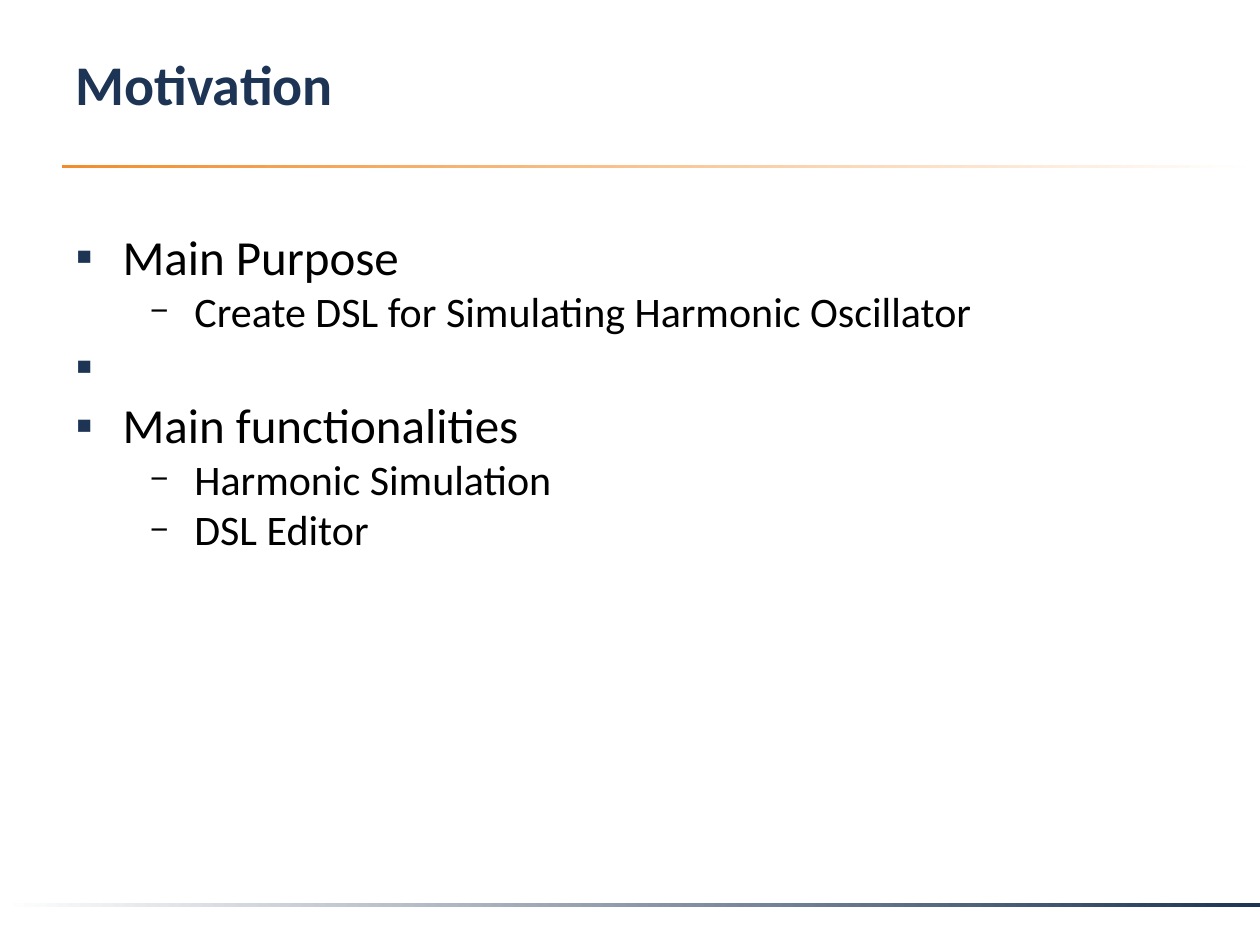
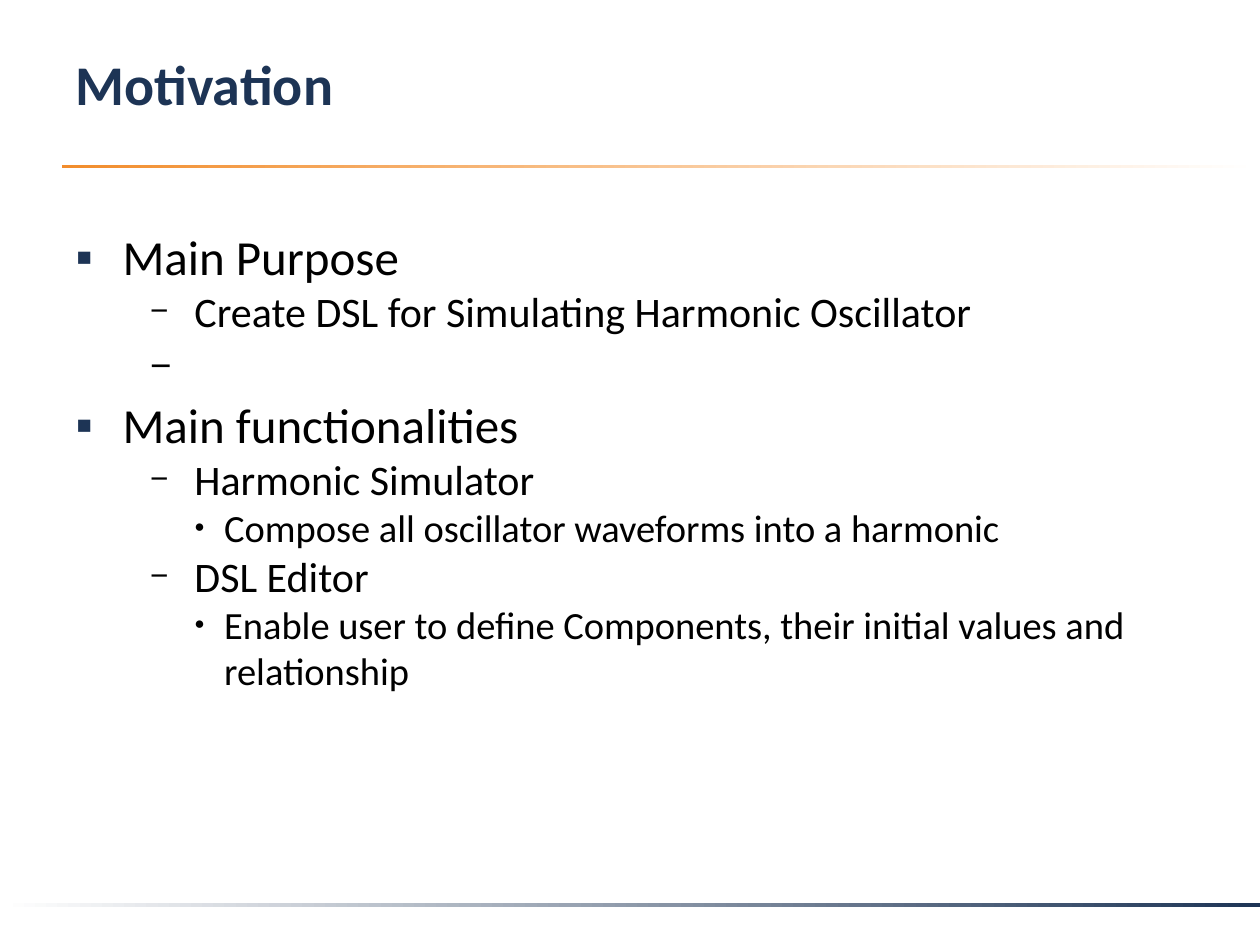
Before and after one commit to angelapopa/PSDSL, a slide deck: slide 2 of FinalProject/DSL_SS2018_FinalProject.pptx. Drawn at 1260x945 pixels with LibreOffice and Linux fonts; fonts in the diff are those of the drawing; background and template pictures are left out. Boxes give left, top, right and bottom in pixels: in the first picture for what was removed or moved away, otherwise in the second. Text is boxed around its words. In the diff, an @@ line names an element or a change of style, - is before the commit and + after.

Commit message:
Final slide

```diff
--- a/FinalProject/DSL_SS2018_FinalProject.pptx
+++ b/FinalProject/DSL_SS2018_FinalProject.pptx
@@ text at [194,465,999,549]: text changed; size 24 to 22 pt @@
-  − Harmonic Simulation
+  − Harmonic Simulator
+        ● Compose all oscillator waveforms into a harmonic
@@ text at [224,612,1124,692]: paragraph added @@
+        ● Enable user to define Components, their initial values and relationship
```
Also in this commit, not shown: 7 other slides changed, 1 slide removed, 1 other file.
